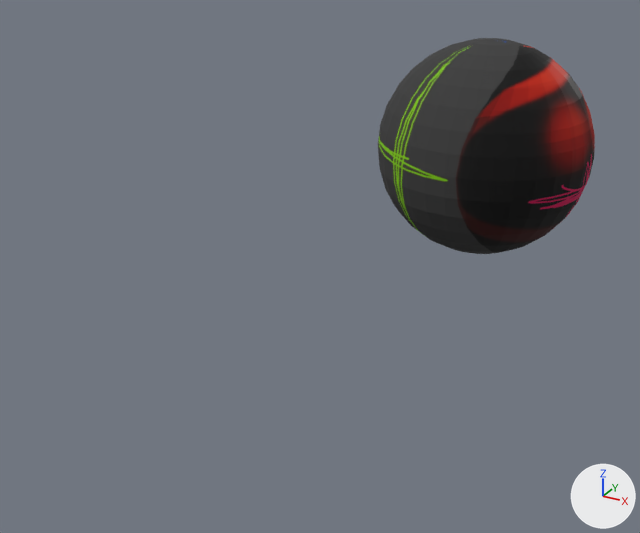
The glTF model threejs-7b_models/outputs/Sphere_result (1).glb, before and after one commit.
The view is the same before and after, from a 50 mm camera at (5.11, -5.7, 4.67) aimed at (-0.68, 4.83, -0.6). Arrows for +X, +Y and +Z are at lower right; the lights stay in place.
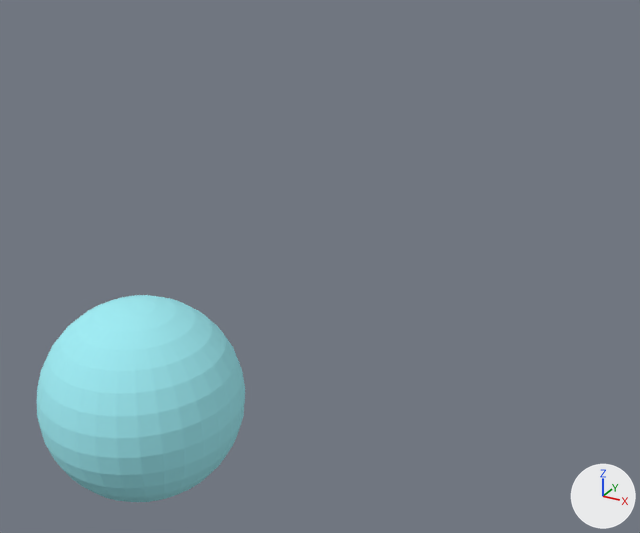
What differs and where, as boxes [x1, y1, x2, y2] in the pictures (640 x 533 px):
```json
{"object": "Sphere", "change": "surface changed, moved, turned, rescaled", "before": [378, 38, 595, 254], "after": [37, 295, 245, 502]}
```

Edits to the scene script, one JSON object a line:
```json
{"op": "remove", "block": "mat_material_0", "code": "mat_material_0.texture = img_image_0"}
{"op": "add", "block": "mat_material_0", "code": "mat_material_0.base_color = (0.349, 0.847, 0.91)  # cyan #9fedf5"}
{"op": "set", "path": "ob_sphere.parent", "old": "ob_scene", "new": "ob_node_0"}
{"op": "set", "path": "ob_sphere.scale", "old": "(2.0, 2.0, 2.0)", "new": "(1.0, 1.0, 1.0)"}
{"op": "set", "path": "ob_sphere.rotation_euler", "old": "(0.0, 0.0, 0.0)", "new": "(0.0, 0.0, 0.857)", "note": "degrees (0, 0, 0) -> degrees (0, 0, 49)"}
```
